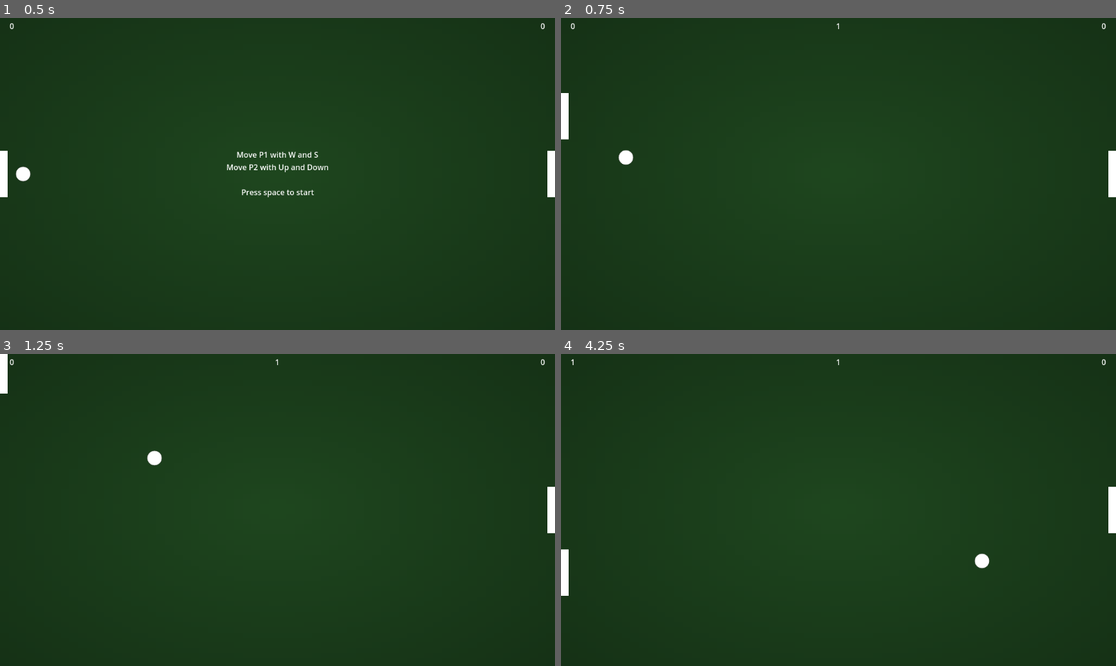
Above: before the commit, frames 1-4 (two rows, left to right).
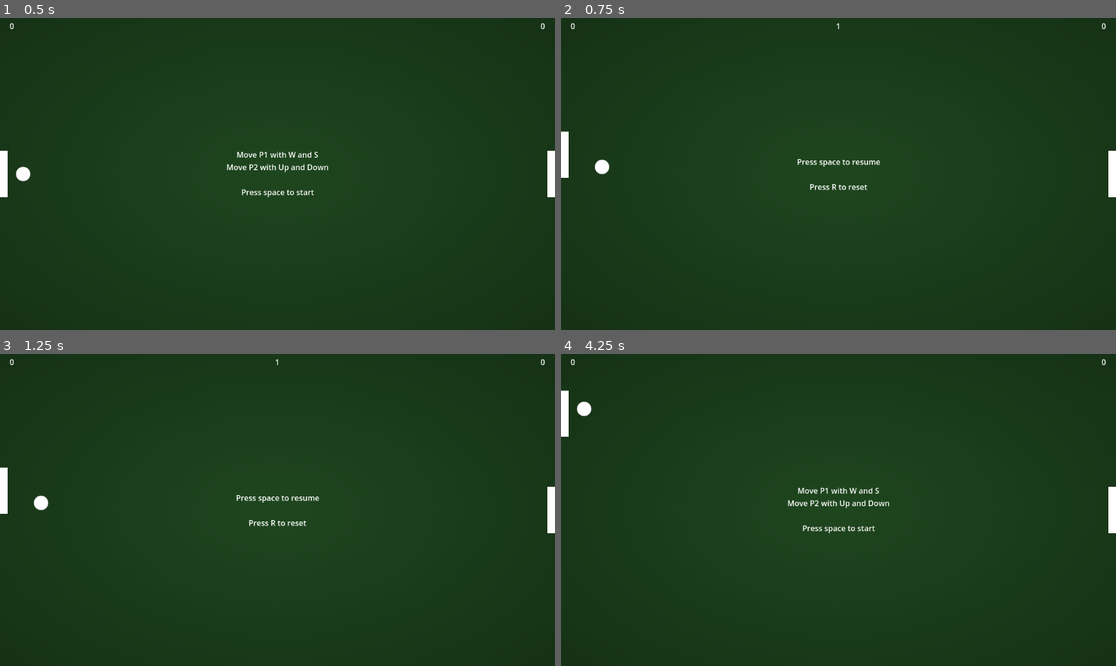
Above: after the commit, the same moments.

Repository: johnreybacal/the-20-games-challenge
Game: Godot game, scene res://01/pong/scenes/game.tscn
Same seed, same stepped clock (60 frames per second), same inputs: the game is played once before the commit and once after it.
Inputs:
- Up to frame 1 (0.5 s): no input
- Up to frame 2 (0.75 s): tap Space (01_pong_fire, bound only before the commit) at 0.5, 0.6 s; hold W (01_pong_p1_up) from 0.53 s (still down)
- Up to frame 3 (1.25 s): keep holding W (01_pong_p1_up)
- Up to frame 4 (4.25 s): tap Space (01_pong_fire, bound only before the commit) at 1.25, 1.35, 2, 2.3, 2.75, 3.05, 3.5, 3.6 s; release W (01_pong_p1_up) at 1.28 s; hold S (01_pong_p1_down) 1.28-2.03 s; hold W (01_pong_p1_up) 2.03-3.53 s; tap Down (01_pong_p2_down) at 2.1 s; tap Up (01_pong_p2_up) at 2.85 s; hold S (01_pong_p1_down) from 3.53 s (still down); tap R (01_pong_reset, bound only after the commit) at 4.15 s

Frame 1 is identical in both runs. In frame 2, 0.8% of the frame differs, in the area x 0-58%, y 24-56%; in frame 3, 0.8%; in frame 4, 1.1%, in the area x 0-78%, y 1-78%.

Commit message:
feat: 01 pong > pause and reset

Diff:
--- a/01/pong/scenes/ball.tscn
+++ b/01/pong/scenes/ball.tscn
@@ -16,6 +16,7 @@
 fill_from = Vector2(0.5, 0.5)
 
 [node name="Ball" type="Area2D" groups=["ball"]]
+process_mode = 1
 script = ExtResource("1_aiqhu")
 
 [node name="CollisionShape2D" type="CollisionShape2D" parent="."]
--- a/01/pong/scenes/game.tscn
+++ b/01/pong/scenes/game.tscn
@@ -35,6 +35,7 @@
 zoom = Vector2(4, 4)
 
 [node name="GameManager" type="Node" parent="." node_paths=PackedStringArray("play_area", "hud", "p1", "p2")]
+process_mode = 3
 script = ExtResource("1_yhhs0")
 play_area = NodePath("../PlayArea")
 hud = NodePath("../CanvasLayer/HUD")
--- a/01/pong/scenes/hud.tscn
+++ b/01/pong/scenes/hud.tscn
@@ -60,3 +60,39 @@
 
 Press space to start"
 horizontal_alignment = 1
+
+[node name="PauseLabel" type="Label" parent="."]
+layout_mode = 1
+anchors_preset = 7
+anchor_left = 0.5
+anchor_top = 1.0
+anchor_right = 0.5
+anchor_bottom = 1.0
+offset_left = -20.0
+offset_top = -33.0
+offset_right = 20.0
+offset_bottom = -10.0
+grow_horizontal = 2
+grow_vertical = 0
+theme_override_colors/font_color = Color(1, 1, 1, 0.39215687)
+text = "Press space to pause"
+horizontal_alignment = 1
+
+[node name="PausedLabel" type="Label" parent="."]
+layout_mode = 1
+anchors_preset = 8
+anchor_left = 0.5
+anchor_top = 0.5
+anchor_right = 0.5
+anchor_bottom = 0.5
+offset_left = -86.5
+offset_top = -24.5
+offset_right = 86.5
+offset_bottom = 24.5
+grow_horizontal = 2
+grow_vertical = 2
+size_flags_horizontal = 4
+text = "Press space to resume
+
+Press R to reset"
+horizontal_alignment = 1
--- a/01/pong/scripts/ball.gd
+++ b/01/pong/scripts/ball.gd
@@ -7,11 +7,10 @@
 
 signal on_paddle_hit()
 
-var is_started = false
-var p_position = null
+var is_in_play = false
 
 func _process(delta: float) -> void:
-    if is_started:
+    if is_in_play:
         direction = direction.normalized()
         var toward = Vector2(speed * direction.x * delta, speed * direction.y * delta)
         global_position = Vector2(global_position.x + toward.x, global_position.y + toward.y)
--- a/01/pong/scripts/game_manager.gd
+++ b/01/pong/scripts/game_manager.gd
@@ -11,27 +11,50 @@
 var is_rally_started = false
 var rally_starter: Paddle = null
 var ball: Ball = null
-var rally = 1
+var rally = 0
+var first_score = null
 
 func _ready() -> void:
     if play_area:
         play_area.scored.connect(_on_play_area_scored)
-    if p1:
-        rally_starter = p1
+    init()
+
+func init():
+    if ball:
+        ball.is_in_play = false
+        ball.queue_free()
+    is_rally_started = false
+    first_score = null
+    rally_starter = p1
+    p1_score = 0
+    p2_score = 0
+    rally = 0
+    hud.init()
     spawn_ball()
 
 func _process(_delta: float) -> void:
     if not is_rally_started:
+        if Input.is_action_just_pressed("01_pong_reset") and first_score != null:
+            init()
+            return
         if ball:
             ball.global_position = Vector2(rally_starter.global_position.x + (10 if rally_starter == p1 else -10), rally_starter.global_position.y)
 
-        is_rally_started = Input.is_action_just_pressed("01_pong_fire")
+        is_rally_started = Input.is_action_just_pressed("01_pong_space")
         if is_rally_started:
             hud.set_start_label_visibility(false)
-            ball.is_started = true
+            hud.toggle_paused(get_tree().paused)
+            ball.is_in_play = true
             ball.play_hit_sound()
             rally = 1
             hud.set_rally_score(rally)
+    else:
+        if Input.is_action_just_pressed("01_pong_space"):
+            get_tree().paused = not get_tree().paused
+            hud.toggle_paused(get_tree().paused)
+        if Input.is_action_just_pressed("01_pong_reset") and get_tree().paused:
+            init()
+            get_tree().paused = false
 
 
 func _on_play_area_scored(player: int) -> void:
@@ -43,13 +66,16 @@
         p2_score += rally
         hud.set_p2_score(p2_score)
         rally_starter = p1
+    if first_score == null:
+        first_score = player
+        hud.add_reset_to_start_label()
     rally = 0
+    is_rally_started = false
     hud.set_rally_score(rally)
 
     call_deferred("spawn_ball")
 
 func spawn_ball():
-    is_rally_started = false
     ball = ball_scene.instantiate()
     ball.direction = Vector2(1 if rally_starter == p1 else -1, randf_range(-0.5, 0.5)).normalized()
     add_child(ball)
--- a/01/pong/scripts/hud.gd
+++ b/01/pong/scripts/hud.gd
@@ -5,17 +5,31 @@
 @onready var p2_score: Label = $P2Score
 @onready var start_label: Label = $StartLabel
 @onready var rally_score: Label = $RallyScore
+@onready var pause_label: Label = $PauseLabel
+@onready var paused_label: Label = $PausedLabel
 
 func _ready():
+    init()
+
+func init():
     set_p1_score(0)
     set_p2_score(0)
     set_rally_score(0)
+    start_label.visible = true
+    pause_label.visible = false
+    paused_label.visible = false
+    start_label.text = "Move P1 with W and S\nMove P2 with Up and Down\n\nPress space to start"
+
 
 func set_p1_score(score: int):
     p1_score.text = str(score)
 
 func set_p2_score(score: int):
     p2_score.text = str(score)
+
+func add_reset_to_start_label():
+    print("Adding reset to start label")
+    start_label.text = "Move P1 with W and S\nMove P2 with Up and Down\n\nPress space to start\n\nPress R to reset"
 
 func set_rally_score(score: int):
     if score == 0:
@@ -26,3 +40,9 @@
 
 func set_start_label_visibility(isVisible: bool):
     start_label.visible = isVisible
+    if isVisible:
+        pause_label.visible = false
+
+func toggle_paused(is_paused: bool):
+    pause_label.visible = !is_paused
+    paused_label.visible = is_paused
--- a/01/pong/scripts/play_area.gd
+++ b/01/pong/scripts/play_area.gd
@@ -5,9 +5,11 @@
 
 func _on_area_exited(area: Area2D) -> void:
     if area.is_in_group("ball"):
-        if global_position.x > area.global_position.x:
-            scored.emit(2)
-        else:
-            scored.emit(1)
+        var ball: Ball = area as Ball
+        if ball.is_in_play:
+            if global_position.x > area.global_position.x:
+                scored.emit(2)
+            else:
+                scored.emit(1)
 
         area.queue_free()
--- a/project.godot
+++ b/project.godot
@@ -43,8 +43,13 @@
 "events": [Object(InputEventKey,"resource_local_to_scene":false,"resource_name":"","device":-1,"window_id":0,"alt_press …(195 unchanged characters)…
 ]
 }
-01_pong_fire={
+01_pong_space={
 "deadzone": 0.2,
 "events": [Object(InputEventKey,"resource_local_to_scene":false,"resource_name":"","device":-1,"window_id":0,"alt_press …(191 unchanged characters)…
 ]
 }
+01_pong_reset={
+"deadzone": 0.2,
+"events": [Object(InputEventKey,"resource_local_to_scene":false,"resource_name":"","device":-1,"window_id":0,"alt_pressed":false,"shift_pressed":false,"ctrl_pressed":false,"meta_pressed":false,"pressed":false,"keycode":0,"physical_keycode":82,"key_label":0,"unicode":114,"location":0,"echo":false,"script":null)
+]
+}
Not shown, changed: 01/pong/README.md
